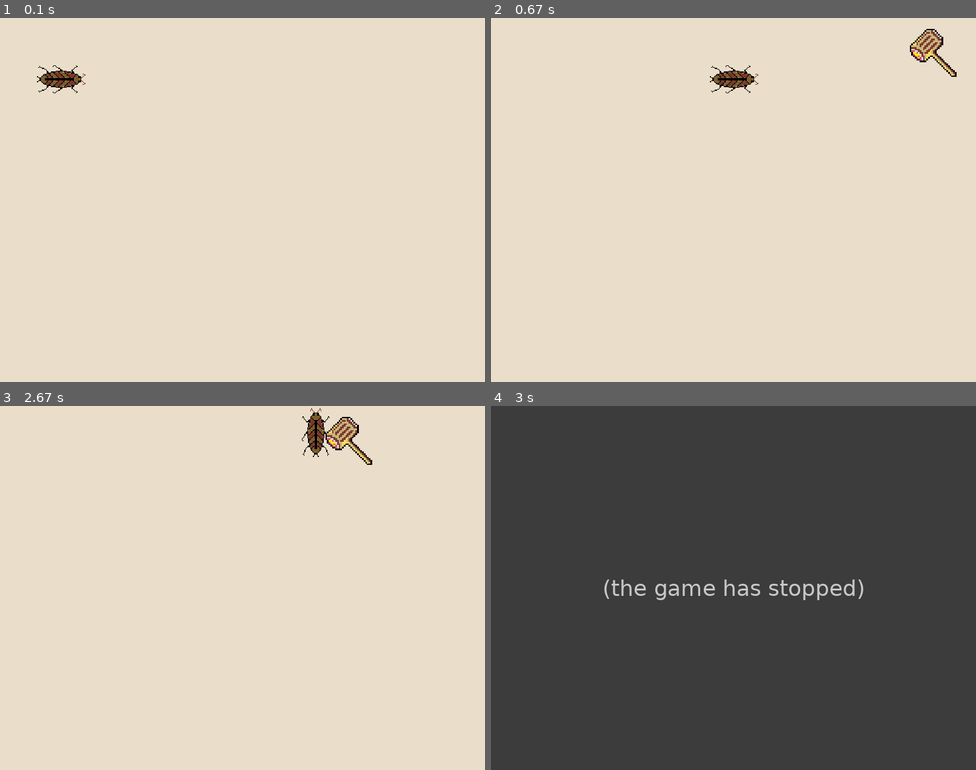
Above: before the commit, frames 1-4 (two rows, left to right).
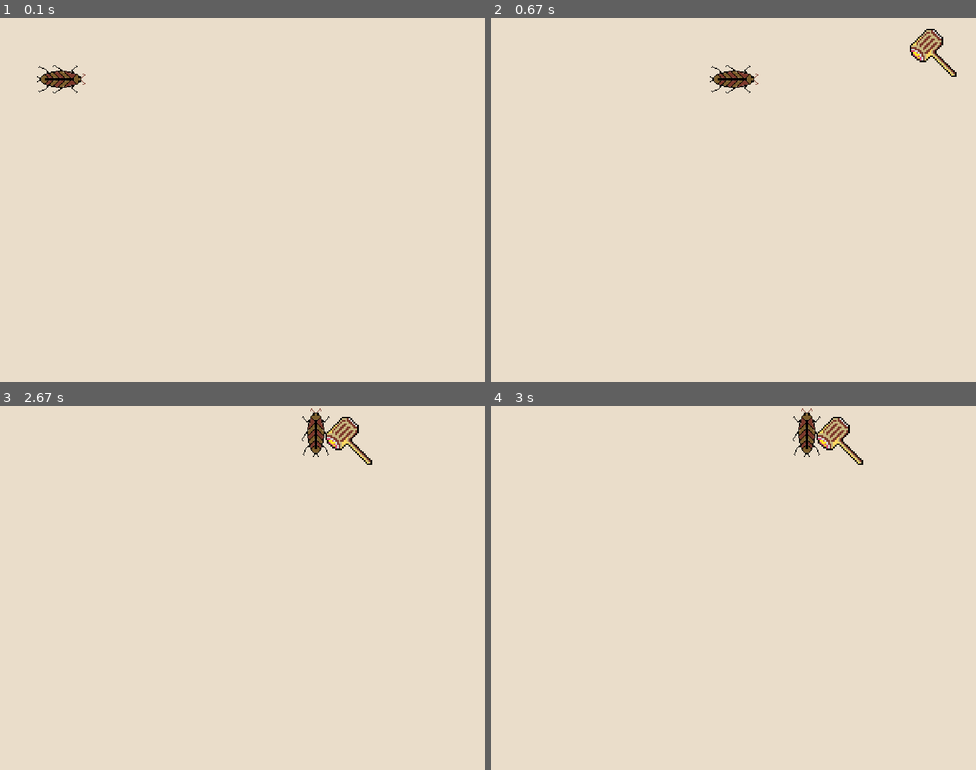
Above: after the commit, the same moments.

Repository: ejbee3/pygame_tut_rp
Game: pygame game, started from main.py
The game is run twice, just before and just after one commit, with the same random seed, the same clock (stepped at 60 frames per second) and the same inputs.
Inputs:
- Up to frame 1 (0.1 s): no input
- Up to frame 2 (0.67 s): hold D from 0.33 s (still down)
- Up to frame 3 (2.67 s): release D at 0.8 s; hold W 0.83-1.13 s
- Up to frame 4 (3 s): no input

Frames 1-3 are identical in both runs. In frame 4, 100% of the frame differs, in the area x 0-100%, y 0-100%.
Before the commit the program exited at 2.87 s; later frames show no game.

Commit message:
added readme

Diff:
--- a/main.py
+++ b/main.py
@@ -172,7 +172,7 @@
     if pygame.sprite.spritecollideany(player, enemies):
         # If so, then remove the player and stop the loop
         crunch_sound.play()
-        pygame.time.wait(2000)
+        pygame.time.wait(30000)
         player.kill()
         running = False
 
Not shown, added: README.md
Binary file added: pygame_snip.png
